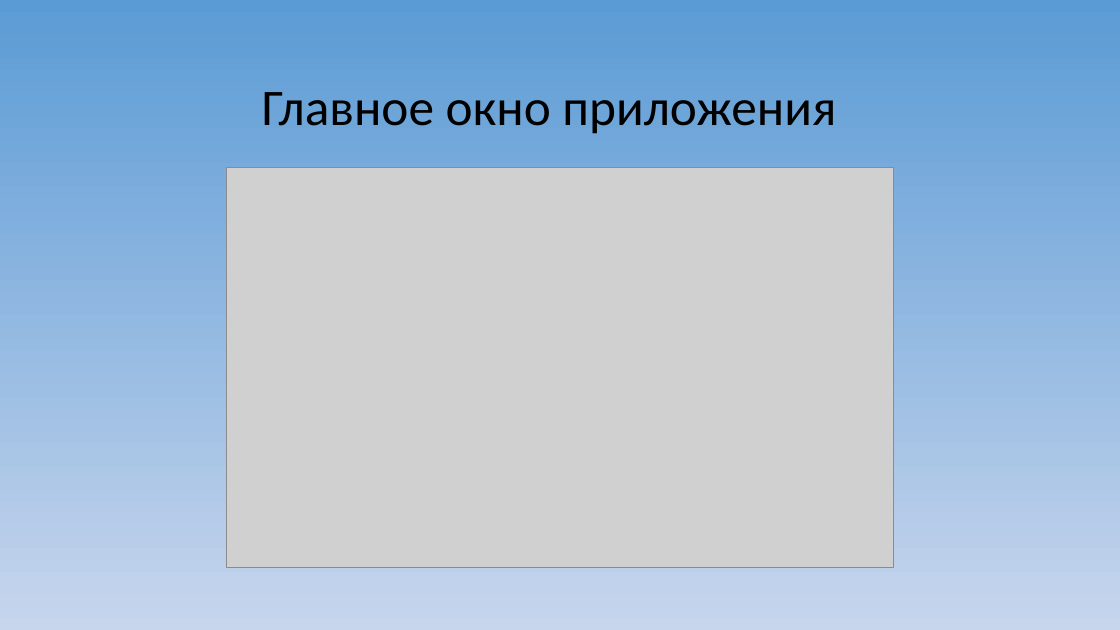
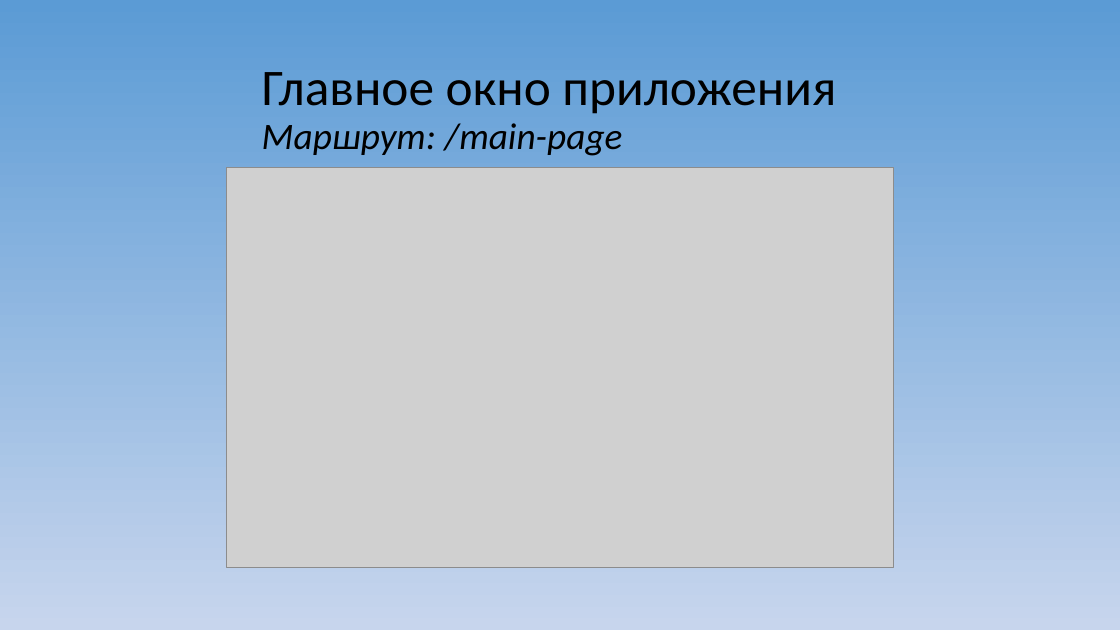
Before and after one commit to Solo322/VKspy, a slide deck: slide 2 of Макет приложения/VKSpy.ppt. Drawn at 1120x630 pixels with LibreOffice and Linux fonts; fonts in the diff are those of the drawing; grey boxes stand for pictures. Boxes give left, top, right and bottom in pixels: in the first picture for what was removed or moved away, otherwise in the second. Text is boxed around its words. In the diff, an @@ line names an element or a change of style, - is before the commit and + after.

```diff
--- a/Макет приложения/VKSpy.ppt
+++ b/Макет приложения/VKSpy.ppt
@@ title at [262,72,836,156]: text changed @@
-Главное окно приложения
+Главное окно приложения
+Маршрут: /main-page
```
Also in this commit, not shown: 6 other slides changed, 4 other files.
